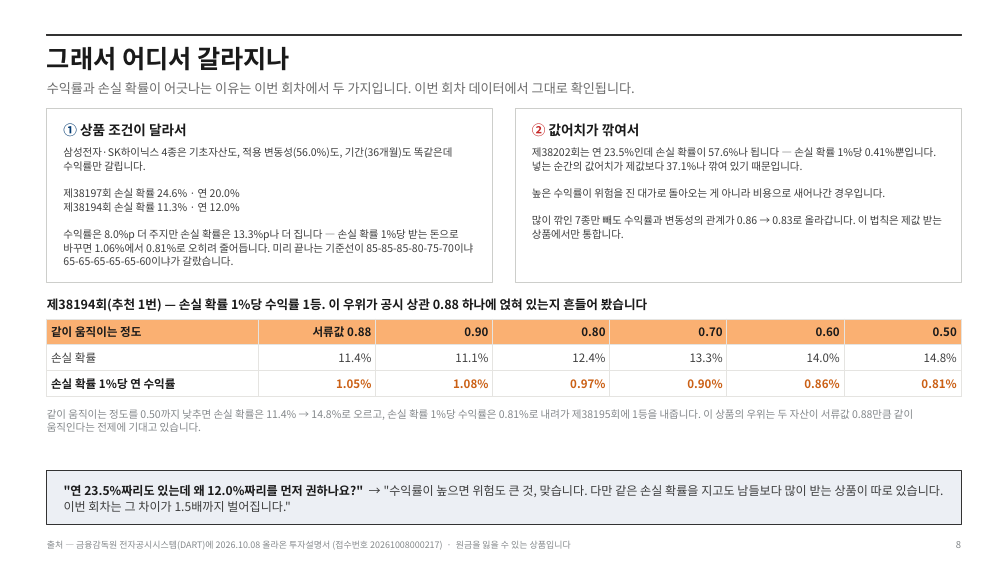
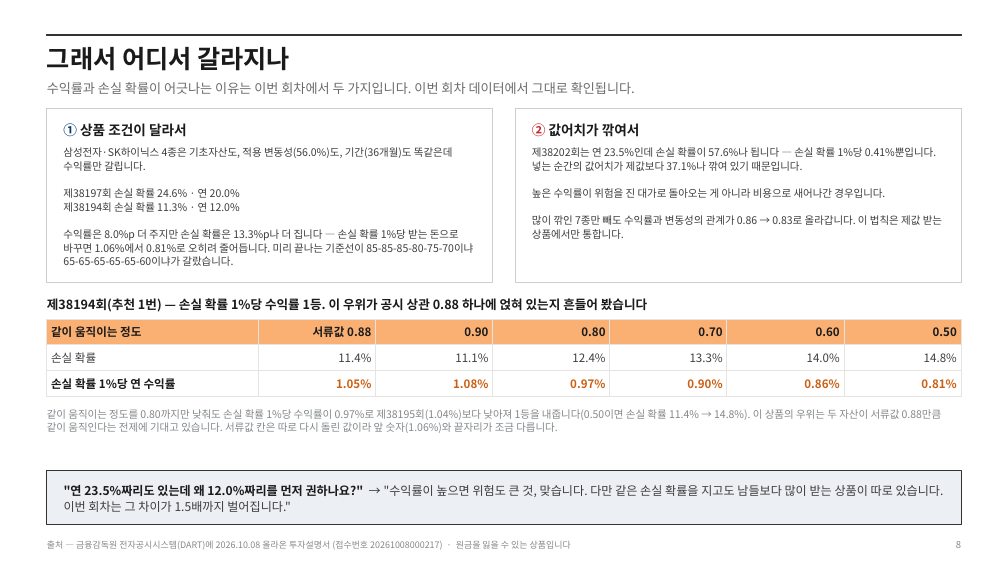
Before and after one commit to hanaroline/work_1, a slide deck: slide 8 of els-analysis-deck.pptx. Drawn at 1008x567 pixels with LibreOffice and Linux fonts; fonts in the diff are those of the drawing. Boxes give left, top, right and bottom in pixels: in the first picture for what was removed or moved away, otherwise in the second. Text is boxed around its words. In the diff, an @@ line names an element or a change of style, - is before the commit and + after.

```diff
--- a/els-analysis-deck.pptx
+++ b/els-analysis-deck.pptx
@@ text at (x1=47, y1=409, x2=942, y2=433): text changed @@
-같이 움직이는 정도를 0.50까지 낮추면 손실 확률은 11.4% → 14.8%로 오르고, 손실 확률 1%당 수익률은 0.81%로 내려가 제38195회에 1등을 내줍니다. 이 상품의 우위는 두 자산이 서류값 0.88만큼 같이 움직인다는 전제에 기대고 있습니다.
+같이 움직이는 정도를 0.80까지만 낮춰도 손실 확률 1%당 수익률이 0.97%로 제38195회(1.04%)보다 낮아져 1등을 내줍니다(0.50이면 손실 확률 11.4% → 14.8%). 이 상품의 우위는 두 자산이 서류값 0.88만큼 같이 움직인다는 전제에 기대고 있습니다. 서류값 칸은 따로 다시 돌린 값이라 앞 숫자(1.06%)와 끝자리가 조금 다릅니다.
```
Also in this commit, not shown: 3 other slides changed, 16 other files.
